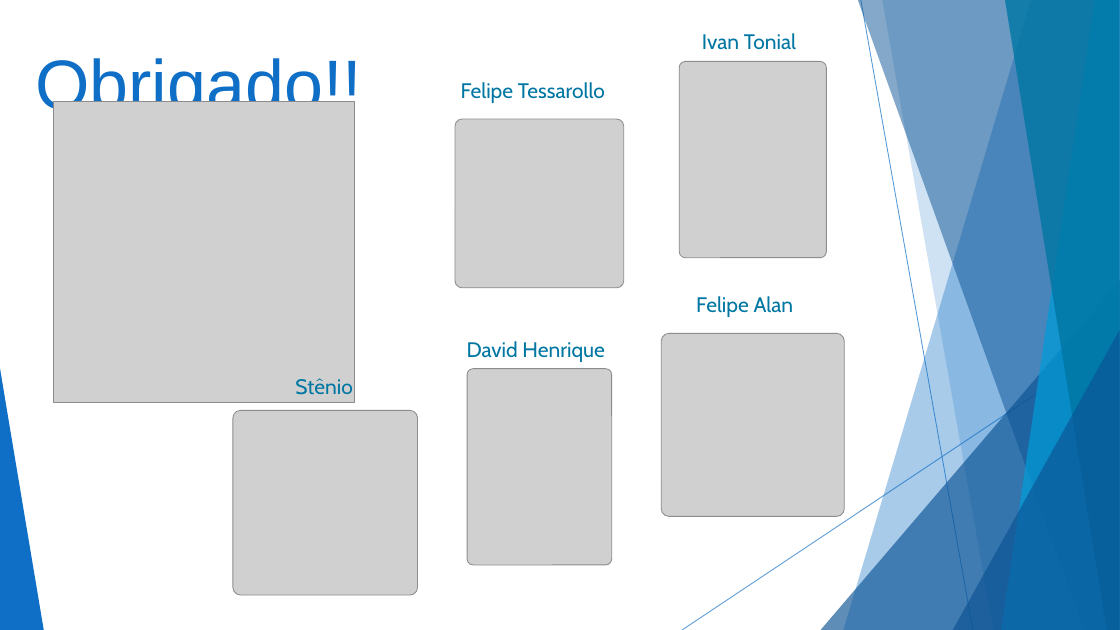
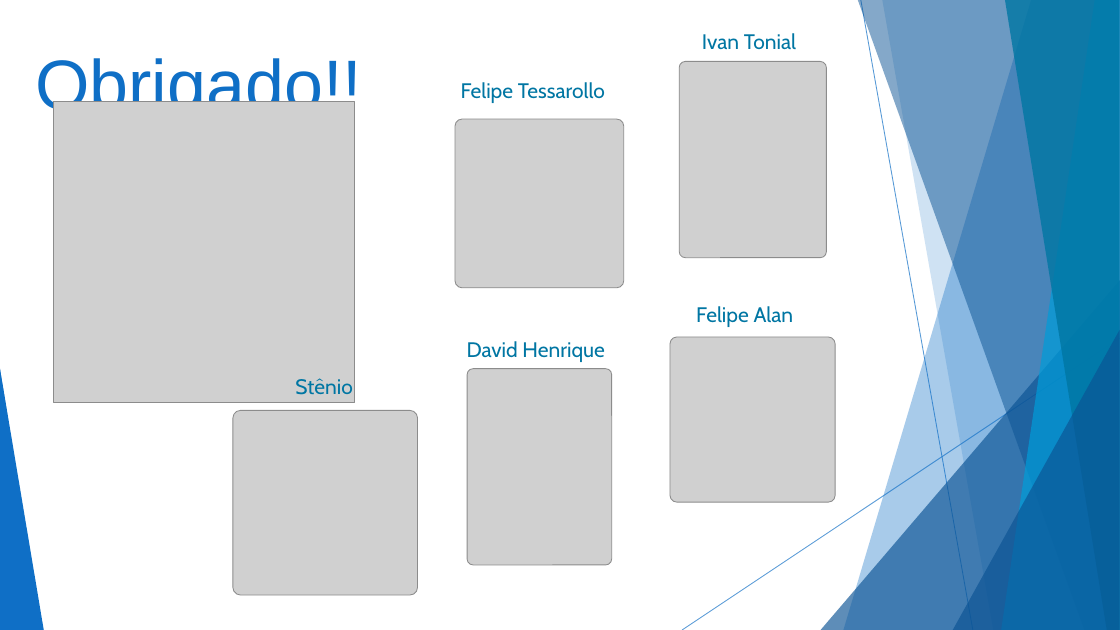
Before and after one commit to FelipeTRpo/AlphaMathcs, a slide deck: slide 12 of frontend/src/AlphaMethics.pptx. Drawn at 1120x630 pixels with LibreOffice and Linux fonts; fonts in the diff are those of the drawing; grey boxes stand for pictures. Boxes give left, top, right and bottom in pixels: in the first picture for what was removed or moved away, otherwise in the second. Text is boxed around its words. In the diff, an @@ line names an element or a change of style, - is before the commit and + after.

Commit message:
foto slide

```diff
--- a/frontend/src/AlphaMethics.pptx
+++ b/frontend/src/AlphaMethics.pptx
@@ text "Felipe Alan": place and size @@
-text "Felipe Alan" at (696, 296, 794, 317)
+text "Felipe Alan" at (696, 306, 794, 327)
@@ picture: place and size @@
-picture at (661, 334, 844, 517)
+picture at (670, 337, 836, 502)
```
Also in this commit, not shown: 1 other file.
